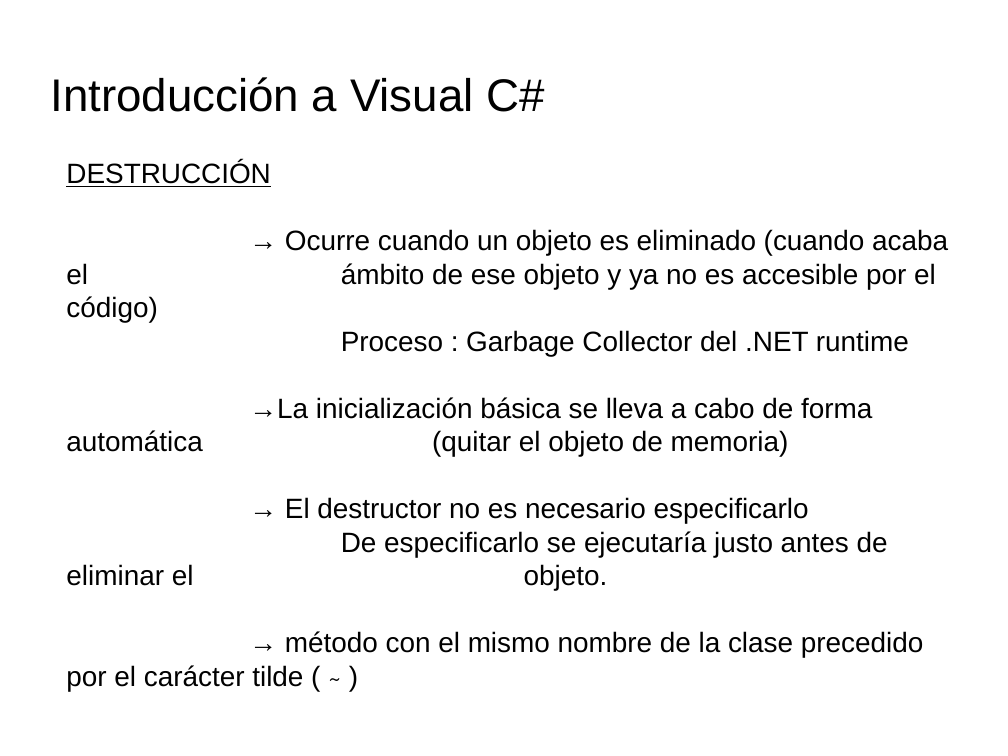
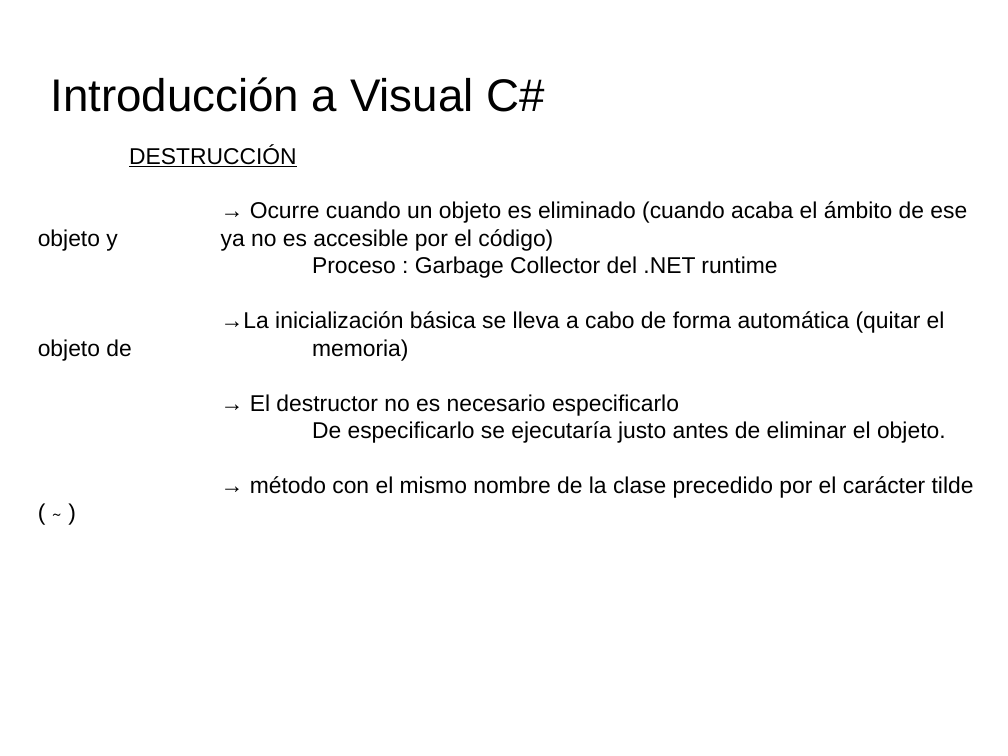
Before and after one commit to videojuegos-abastos/PMV, a slide deck: slide 3 of te/Tema 4 (Chema)/t4.1.- Conceptos de POO.odp (slide 5 before the commit). Drawn at 1008x756 pixels with LibreOffice and Linux fonts; fonts in the diff are those of the drawing; background and template pictures are left out. Boxes give left, top, right and bottom in pixels: in the first picture for what was removed or moved away, otherwise in the second. Text is boxed around its words. In the diff, an @@ line names an element or a change of style, - is before the commit and + after.

```diff
--- a/te/Tema 4 (Chema)/t4.1.- Conceptos de POO.odp
+++ b/te/Tema 4 (Chema)/t4.1.- Conceptos de POO.odp
@@ text "DESTRUCCIÓN": place and size @@
-text "DESTRUCCIÓN" at box(66, 161, 948, 691)
+text "DESTRUCCIÓN" at box(129, 145, 974, 498)
@@ text "DESTRUCCIÓN" at box(129, 145, 974, 498): size 22 to 18 pt @@
```
Also in this commit, not shown: 6 other slides changed, 5 slides removed, 3 other files.
